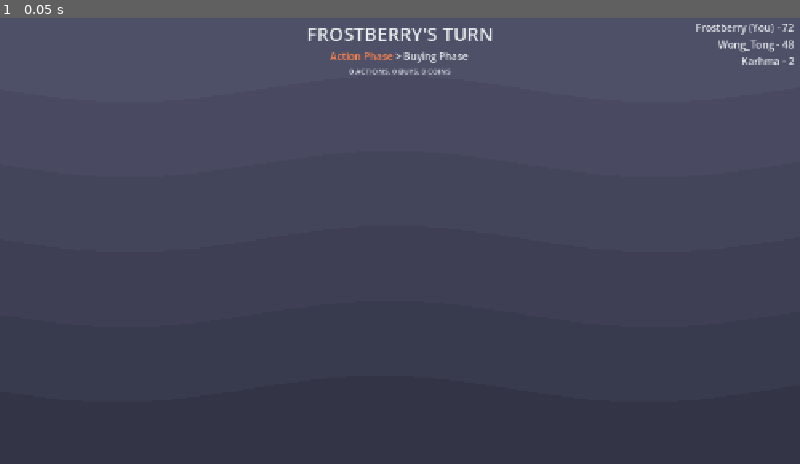
Above: before the commit, frame 1.
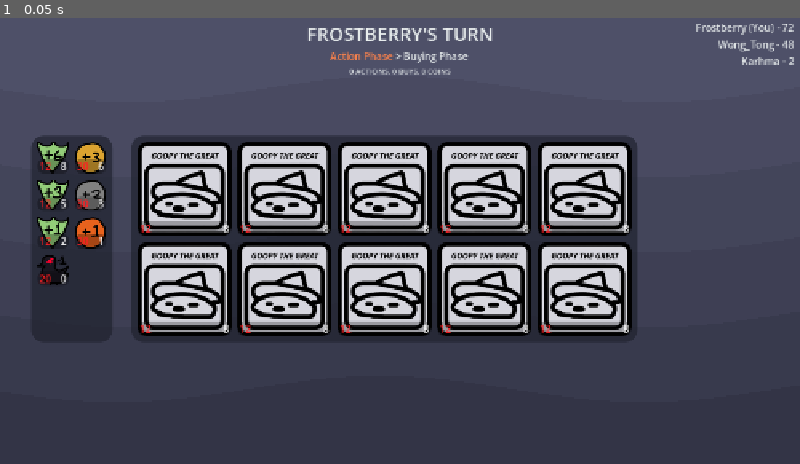
Above: after the commit, the same moment.

Repository: FrostberryGames/Dumbinion
Game: Godot game, scene res://Scenes/game.tscn
Two runs of this game, one before a commit and one after it. Both use one fixed random seed, a clock stepped at 60 frames per second and the inputs below. This scene is started directly instead of the project's main scene.
Inputs:
- Up to frame 1 (0.05 s): no input

The runs differ from the first frame. In frame 1, 31% of the frame differs, in the area x 4-80%, y 26-72%.

Commit message:
UI Kingdom and Treasures

Diff:
--- a/Scenes/game.tscn
+++ b/Scenes/game.tscn
@@ -1,11 +1,19 @@
-[gd_scene load_steps=6 format=3 uid="uid://da350s8wlnwoi"]
+[gd_scene load_steps=18 format=3 uid="uid://da350s8wlnwoi"]
 
 [ext_resource type="Shader" uid="uid://lopds28d3gwy" path="res://Shaders/Background.gdshader" id="1_ebmjs"]
+[ext_resource type="Texture2D" uid="uid://5ea4dnd1bahv" path="res://AssetsButLikeWithADifferentNameIncaseYouAlreadyHaveAnAssetsFolder/province.png" id="2_1l0tm"]
+[ext_resource type="Texture2D" uid="uid://cu6c2hd4dqdyf" path="res://AssetsButLikeWithADifferentNameIncaseYouAlreadyHaveAnAssetsFolder/gold.png" id="2_qxrlw"]
+[ext_resource type="Texture2D" uid="uid://d0l4irkr30xqj" path="res://AssetsButLikeWithADifferentNameIncaseYouAlreadyHaveAnAssetsFolder/duchy.png" id="4_v158k"]
+[ext_resource type="Texture2D" uid="uid://ds5bbdk37cjop" path="res://AssetsButLikeWithADifferentNameIncaseYouAlreadyHaveAnAssetsFolder/silver.png" id="5_h4fw4"]
+[ext_resource type="Texture2D" uid="uid://bw5cxc3pdw830" path="res://AssetsButLikeWithADifferentNameIncaseYouAlreadyHaveAnAssetsFolder/estate.png" id="6_ldgsr"]
+[ext_resource type="Texture2D" uid="uid://b2vxiynocjwa7" path="res://AssetsButLikeWithADifferentNameIncaseYouAlreadyHaveAnAssetsFolder/copper.png" id="7_o5yvi"]
+[ext_resource type="Texture2D" uid="uid://b3wnpqv6eu3hp" path="res://AssetsButLikeWithADifferentNameIncaseYouAlreadyHaveAnAssetsFolder/curse.png" id="8_v158k"]
+[ext_resource type="Texture2D" uid="uid://c8wg0a4tcnve6" path="res://AssetsButLikeWithADifferentNameIncaseYouAlreadyHaveAnAssetsFolder/TempCard.png" id="9_h4fw4"]
 
 [sub_resource type="ShaderMaterial" id="ShaderMaterial_qxrlw"]
 shader = ExtResource("1_ebmjs")
 shader_parameter/bottom_color = Color(0.2, 0.20392157, 0.27450982, 1)
-shader_parameter/top_color = Color(0.30705482, 0.31256276, 0.40882856, 1)
+shader_parameter/top_color = Color(0.30588236, 0.3137255, 0.40784314, 1)
 shader_parameter/wave_amp = 0.0290000013775
 shader_parameter/wave_size = 1.518000024605
 shader_parameter/wave_time_mul = 0.51500002120262
@@ -21,6 +29,25 @@
 [sub_resource type="LabelSettings" id="LabelSettings_qxrlw"]
 font_size = 12
 font_color = Color(0.91764706, 0.9372549, 0.9372549, 1)
+
+[sub_resource type="StyleBoxFlat" id="StyleBoxFlat_h4fw4"]
+bg_color = Color(0.116589464, 0.12711835, 0.1727655, 0.6627451)
+corner_radius_top_left = 20
+corner_radius_top_right = 20
+corner_radius_bottom_right = 20
+corner_radius_bottom_left = 20
+
+[sub_resource type="StyleBoxFlat" id="StyleBoxFlat_v158k"]
+bg_color = Color(0, 0, 0, 0.28235295)
+corner_radius_top_left = 10
+corner_radius_top_right = 10
+corner_radius_bottom_right = 10
+corner_radius_bottom_left = 10
+
+[sub_resource type="LabelSettings" id="LabelSettings_h4fw4"]
+font_color = Color(1, 0.11372549, 0.1254902, 1)
+
+[sub_resource type="LabelSettings" id="LabelSettings_ldgsr"]
 
 [node name="Game" type="Node"]
 
@@ -72,6 +99,7 @@
 
 [node name="TurnInfo" type="Control" parent="PlayerUI"]
 layout_mode = 1
+anchors_preset = 5
 anchor_left = 0.5
 anchor_right = 0.5
 offset_left = -205.5
@@ -111,3 +139,594 @@
 label_settings = SubResource("LabelSettings_qxrlw")
 horizontal_alignment = 1
 uppercase = true
+
+[node name="Field" type="HBoxContainer" parent="PlayerUI"]
+layout_mode = 1
+anchors_preset = -1
+anchor_top = 0.5
+anchor_right = 1.0
+anchor_bottom = 0.5
+offset_left = 50.0
+offset_top = -165.0
+offset_bottom = 165.0
+grow_horizontal = 2
+grow_vertical = 2
+theme_override_constants/separation = 30
+
+[node name="Resources" type="PanelContainer" parent="PlayerUI/Field"]
+layout_mode = 2
+theme_override_styles/panel = SubResource("StyleBoxFlat_h4fw4")
+
+[node name="Margin" type="MarginContainer" parent="PlayerUI/Field/Resources"]
+layout_mode = 2
+theme_override_constants/margin_left = 10
+theme_override_constants/margin_top = 10
+theme_override_constants/margin_right = 10
+theme_override_constants/margin_bottom = 10
+
+[node name="Grid" type="GridContainer" parent="PlayerUI/Field/Resources/Margin"]
+layout_mode = 2
+theme_override_constants/h_separation = 10
+theme_override_constants/v_separation = 10
+columns = 2
+
+[node name="Province" type="TextureButton" parent="PlayerUI/Field/Resources/Margin/Grid"]
+layout_mode = 2
+texture_normal = ExtResource("2_1l0tm")
+stretch_mode = 0
+
+[node name="PileInfo" type="PanelContainer" parent="PlayerUI/Field/Resources/Margin/Grid/Province"]
+layout_mode = 1
+anchors_preset = 12
+anchor_top = 1.0
+anchor_right = 1.0
+anchor_bottom = 1.0
+offset_top = -23.0
+grow_horizontal = 2
+grow_vertical = 0
+theme_override_styles/panel = SubResource("StyleBoxFlat_v158k")
+
+[node name="MarginContainer" type="MarginContainer" parent="PlayerUI/Field/Resources/Margin/Grid/Province/PileInfo"]
+layout_mode = 2
+theme_override_constants/margin_left = 3
+theme_override_constants/margin_right = 3
+
+[node name="Remaining" type="Label" parent="PlayerUI/Field/Resources/Margin/Grid/Province/PileInfo/MarginContainer"]
+layout_mode = 2
+text = "12"
+label_settings = SubResource("LabelSettings_h4fw4")
+
+[node name="Cost" type="Label" parent="PlayerUI/Field/Resources/Margin/Grid/Province/PileInfo/MarginContainer"]
+layout_mode = 2
+text = "8"
+label_settings = SubResource("LabelSettings_ldgsr")
+horizontal_alignment = 2
+
+[node name="Gold" type="TextureButton" parent="PlayerUI/Field/Resources/Margin/Grid"]
+layout_mode = 2
+texture_normal = ExtResource("2_qxrlw")
+stretch_mode = 0
+
+[node name="PileInfo" type="PanelContainer" parent="PlayerUI/Field/Resources/Margin/Grid/Gold"]
+layout_mode = 1
+anchors_preset = 12
+anchor_top = 1.0
+anchor_right = 1.0
+anchor_bottom = 1.0
+offset_top = -23.0
+grow_horizontal = 2
+grow_vertical = 0
+theme_override_styles/panel = SubResource("StyleBoxFlat_v158k")
+
+[node name="MarginContainer" type="MarginContainer" parent="PlayerUI/Field/Resources/Margin/Grid/Gold/PileInfo"]
+layout_mode = 2
+theme_override_constants/margin_left = 3
+theme_override_constants/margin_right = 3
+
+[node name="Remaining" type="Label" parent="PlayerUI/Field/Resources/Margin/Grid/Gold/PileInfo/MarginContainer"]
+layout_mode = 2
+text = "30"
+label_settings = SubResource("LabelSettings_h4fw4")
+
+[node name="Cost" type="Label" parent="PlayerUI/Field/Resources/Margin/Grid/Gold/PileInfo/MarginContainer"]
+layout_mode = 2
+text = "6"
+label_settings = SubResource("LabelSettings_ldgsr")
+horizontal_alignment = 2
+
+[node name="Duchy" type="TextureButton" parent="PlayerUI/Field/Resources/Margin/Grid"]
+layout_mode = 2
+texture_normal = ExtResource("4_v158k")
+stretch_mode = 0
+
+[node name="PileInfo" type="PanelContainer" parent="PlayerUI/Field/Resources/Margin/Grid/Duchy"]
+layout_mode = 1
+anchors_preset = 12
+anchor_top = 1.0
+anchor_right = 1.0
+anchor_bottom = 1.0
+offset_top = -23.0
+grow_horizontal = 2
+grow_vertical = 0
+theme_override_styles/panel = SubResource("StyleBoxFlat_v158k")
+
+[node name="MarginContainer" type="MarginContainer" parent="PlayerUI/Field/Resources/Margin/Grid/Duchy/PileInfo"]
+layout_mode = 2
+theme_override_constants/margin_left = 3
+theme_override_constants/margin_right = 3
+
+[node name="Remaining" type="Label" parent="PlayerUI/Field/Resources/Margin/Grid/Duchy/PileInfo/MarginContainer"]
+layout_mode = 2
+text = "12"
+label_settings = SubResource("LabelSettings_h4fw4")
+
+[node name="Cost" type="Label" parent="PlayerUI/Field/Resources/Margin/Grid/Duchy/PileInfo/MarginContainer"]
+layout_mode = 2
+text = "5"
+label_settings = SubResource("LabelSettings_ldgsr")
+horizontal_alignment = 2
+
+[node name="Silver" type="TextureButton" parent="PlayerUI/Field/Resources/Margin/Grid"]
+layout_mode = 2
+texture_normal = ExtResource("5_h4fw4")
+stretch_mode = 0
+
+[node name="PileInfo" type="PanelContainer" parent="PlayerUI/Field/Resources/Margin/Grid/Silver"]
+layout_mode = 1
+anchors_preset = 12
+anchor_top = 1.0
+anchor_right = 1.0
+anchor_bottom = 1.0
+offset_top = -23.0
+grow_horizontal = 2
+grow_vertical = 0
+theme_override_styles/panel = SubResource("StyleBoxFlat_v158k")
+
+[node name="MarginContainer" type="MarginContainer" parent="PlayerUI/Field/Resources/Margin/Grid/Silver/PileInfo"]
+layout_mode = 2
+theme_override_constants/margin_left = 3
+theme_override_constants/margin_right = 3
+
+[node name="Remaining" type="Label" parent="PlayerUI/Field/Resources/Margin/Grid/Silver/PileInfo/MarginContainer"]
+layout_mode = 2
+text = "30"
+label_settings = SubResource("LabelSettings_h4fw4")
+
+[node name="Cost" type="Label" parent="PlayerUI/Field/Resources/Margin/Grid/Silver/PileInfo/MarginContainer"]
+layout_mode = 2
+text = "3"
+label_settings = SubResource("LabelSettings_ldgsr")
+horizontal_alignment = 2
+
+[node name="Estate" type="TextureButton" parent="PlayerUI/Field/Resources/Margin/Grid"]
+layout_mode = 2
+texture_normal = ExtResource("6_ldgsr")
+stretch_mode = 0
+
+[node name="PileInfo" type="PanelContainer" parent="PlayerUI/Field/Resources/Margin/Grid/Estate"]
+layout_mode = 1
+anchors_preset = 12
+anchor_top = 1.0
+anchor_right = 1.0
+anchor_bottom = 1.0
+offset_top = -23.0
+grow_horizontal = 2
+grow_vertical = 0
+theme_override_styles/panel = SubResource("StyleBoxFlat_v158k")
+
+[node name="MarginContainer" type="MarginContainer" parent="PlayerUI/Field/Resources/Margin/Grid/Estate/PileInfo"]
+layout_mode = 2
+theme_override_constants/margin_left = 3
+theme_override_constants/margin_right = 3
+
+[node name="Remaining" type="Label" parent="PlayerUI/Field/Resources/Margin/Grid/Estate/PileInfo/MarginContainer"]
+layout_mode = 2
+text = "12"
+label_settings = SubResource("LabelSettings_h4fw4")
+
+[node name="Cost" type="Label" parent="PlayerUI/Field/Resources/Margin/Grid/Estate/PileInfo/MarginContainer"]
+layout_mode = 2
+text = "2"
+label_settings = SubResource("LabelSettings_ldgsr")
+horizontal_alignment = 2
+
+[node name="Copper" type="TextureButton" parent="PlayerUI/Field/Resources/Margin/Grid"]
+layout_mode = 2
+texture_normal = ExtResource("7_o5yvi")
+stretch_mode = 0
+
+[node name="PileInfo" type="PanelContainer" parent="PlayerUI/Field/Resources/Margin/Grid/Copper"]
+layout_mode = 1
+anchors_preset = 12
+anchor_top = 1.0
+anchor_right = 1.0
+anchor_bottom = 1.0
+offset_top = -23.0
+grow_horizontal = 2
+grow_vertical = 0
+theme_override_styles/panel = SubResource("StyleBoxFlat_v158k")
+
+[node name="MarginContainer" type="MarginContainer" parent="PlayerUI/Field/Resources/Margin/Grid/Copper/PileInfo"]
+layout_mode = 2
+theme_override_constants/margin_left = 3
+theme_override_constants/margin_right = 3
+
+[node name="Remaining" type="Label" parent="PlayerUI/Field/Resources/Margin/Grid/Copper/PileInfo/MarginContainer"]
+layout_mode = 2
+text = "30"
+label_settings = SubResource("LabelSettings_h4fw4")
+
+[node name="Cost" type="Label" parent="PlayerUI/Field/Resources/Margin/Grid/Copper/PileInfo/MarginContainer"]
+layout_mode = 2
+text = "1"
+label_settings = SubResource("LabelSettings_ldgsr")
+horizontal_alignment = 2
+
+[node name="Curse" type="TextureButton" parent="PlayerUI/Field/Resources/Margin/Grid"]
+layout_mode = 2
+texture_normal = ExtResource("8_v158k")
+stretch_mode = 0
+
+[node name="PileInfo" type="PanelContainer" parent="PlayerUI/Field/Resources/Margin/Grid/Curse"]
+layout_mode = 1
+anchors_preset = 12
+anchor_top = 1.0
+anchor_right = 1.0
+anchor_bottom = 1.0
+offset_top = -23.0
+grow_horizontal = 2
+grow_vertical = 0
+theme_override_styles/panel = SubResource("StyleBoxFlat_v158k")
+
+[node name="MarginContainer" type="MarginContainer" parent="PlayerUI/Field/Resources/Margin/Grid/Curse/PileInfo"]
+layout_mode = 2
+theme_override_constants/margin_left = 3
+theme_override_constants/margin_right = 3
+
+[node name="Remaining" type="Label" parent="PlayerUI/Field/Resources/Margin/Grid/Curse/PileInfo/MarginContainer"]
+layout_mode = 2
+text = "20"
+label_settings = SubResource("LabelSettings_h4fw4")
+
+[node name="Cost" type="Label" parent="PlayerUI/Field/Resources/Margin/Grid/Curse/PileInfo/MarginContainer"]
+layout_mode = 2
+text = "0"
+label_settings = SubResource("LabelSettings_ldgsr")
+horizontal_alignment = 2
+
+[node name="Kingdom" type="PanelContainer" parent="PlayerUI/Field"]
+layout_mode = 2
+theme_override_styles/panel = SubResource("StyleBoxFlat_h4fw4")
+
+[node name="Margin" type="MarginContainer" parent="PlayerUI/Field/Kingdom"]
+layout_mode = 2
+theme_override_constants/margin_left = 10
+theme_override_constants/margin_top = 10
+theme_override_constants/margin_right = 10
+theme_override_constants/margin_bottom = 10
+
+[node name="Grid" type="GridContainer" parent="PlayerUI/Field/Kingdom/Margin"]
+layout_mode = 2
+theme_override_constants/h_separation = 10
+theme_override_constants/v_separation = 10
+columns = 5
+
+[node name="Card" type="TextureButton" parent="PlayerUI/Field/Kingdom/Margin/Grid"]
+layout_mode = 2
+tooltip_text = "This is a cool tooltip"
+texture_normal = ExtResource("9_h4fw4")
+
+[node name="PileInfo" type="PanelContainer" parent="PlayerUI/Field/Kingdom/Margin/Grid/Card"]
+layout_mode = 1
+anchors_preset = 12
+anchor_top = 1.0
+anchor_right = 1.0
+anchor_bottom = 1.0
+offset_top = -23.0
+grow_horizontal = 2
+grow_vertical = 0
+theme_override_styles/panel = SubResource("StyleBoxFlat_v158k")
+
+[node name="MarginContainer" type="MarginContainer" parent="PlayerUI/Field/Kingdom/Margin/Grid/Card/PileInfo"]
+layout_mode = 2
+theme_override_constants/margin_left = 3
+theme_override_constants/margin_right = 3
+
+[node name="Remaining" type="Label" parent="PlayerUI/Field/Kingdom/Margin/Grid/Card/PileInfo/MarginContainer"]
+layout_mode = 2
+text = "12"
+label_settings = SubResource("LabelSettings_h4fw4")
+
+[node name="Cost" type="Label" parent="PlayerUI/Field/Kingdom/Margin/Grid/Card/PileInfo/MarginContainer"]
+layout_mode = 2
+text = "8"
+label_settings = SubResource("LabelSettings_ldgsr")
+horizontal_alignment = 2
+
+[node name="Card2" type="TextureButton" parent="PlayerUI/Field/Kingdom/Margin/Grid"]
+layout_mode = 2
+tooltip_text = "This is a tool tip"
+texture_normal = ExtResource("9_h4fw4")
+
+[node name="PileInfo" type="PanelContainer" parent="PlayerUI/Field/Kingdom/Margin/Grid/Card2"]
+layout_mode = 1
+anchors_preset = 12
+anchor_top = 1.0
+anchor_right = 1.0
+anchor_bottom = 1.0
+offset_top = -23.0
+grow_horizontal = 2
+grow_vertical = 0
+theme_override_styles/panel = SubResource("StyleBoxFlat_v158k")
+
+[node name="MarginContainer" type="MarginContainer" parent="PlayerUI/Field/Kingdom/Margin/Grid/Card2/PileInfo"]
+layout_mode = 2
+theme_override_constants/margin_left = 3
+theme_override_constants/margin_right = 3
+
+[node name="Remaining" type="Label" parent="PlayerUI/Field/Kingdom/Margin/Grid/Card2/PileInfo/MarginContainer"]
+layout_mode = 2
+text = "12"
+label_settings = SubResource("LabelSettings_h4fw4")
+
+[node name="Cost" type="Label" parent="PlayerUI/Field/Kingdom/Margin/Grid/Card2/PileInfo/MarginContainer"]
+layout_mode = 2
+text = "8"
+label_settings = SubResource("LabelSettings_ldgsr")
+horizontal_alignment = 2
+
+[node name="Card3" type="TextureButton" parent="PlayerUI/Field/Kingdom/Margin/Grid"]
+layout_mode = 2
+tooltip_text = "This is a tool tip"
+texture_normal = ExtResource("9_h4fw4")
+
+[node name="PileInfo" type="PanelContainer" parent="PlayerUI/Field/Kingdom/Margin/Grid/Card3"]
+layout_mode = 1
+anchors_preset = 12
+anchor_top = 1.0
+anchor_right = 1.0
+anchor_bottom = 1.0
+offset_top = -23.0
+grow_horizontal = 2
+grow_vertical = 0
+theme_override_styles/panel = SubResource("StyleBoxFlat_v158k")
+
+[node name="MarginContainer" type="MarginContainer" parent="PlayerUI/Field/Kingdom/Margin/Grid/Card3/PileInfo"]
+layout_mode = 2
+theme_override_constants/margin_left = 3
+theme_override_constants/margin_right = 3
+
+[node name="Remaining" type="Label" parent="PlayerUI/Field/Kingdom/Margin/Grid/Card3/PileInfo/MarginContainer"]
+layout_mode = 2
+text = "12"
+label_settings = SubResource("LabelSettings_h4fw4")
+
+[node name="Cost" type="Label" parent="PlayerUI/Field/Kingdom/Margin/Grid/Card3/PileInfo/MarginContainer"]
+layout_mode = 2
+text = "8"
+label_settings = SubResource("LabelSettings_ldgsr")
+horizontal_alignment = 2
+
+[node name="Card4" type="TextureButton" parent="PlayerUI/Field/Kingdom/Margin/Grid"]
+layout_mode = 2
+tooltip_text = "This is a tool tip"
+texture_normal = ExtResource("9_h4fw4")
+
+[node name="PileInfo" type="PanelContainer" parent="PlayerUI/Field/Kingdom/Margin/Grid/Card4"]
+layout_mode = 1
+anchors_preset = 12
+anchor_top = 1.0
+anchor_right = 1.0
+anchor_bottom = 1.0
+offset_top = -23.0
+grow_horizontal = 2
+grow_vertical = 0
+theme_override_styles/panel = SubResource("StyleBoxFlat_v158k")
+
+[node name="MarginContainer" type="MarginContainer" parent="PlayerUI/Field/Kingdom/Margin/Grid/Card4/PileInfo"]
+layout_mode = 2
+theme_override_constants/margin_left = 3
+theme_override_constants/margin_right = 3
+
+[node name="Remaining" type="Label" parent="PlayerUI/Field/Kingdom/Margin/Grid/Card4/PileInfo/MarginContainer"]
+layout_mode = 2
+text = "12"
+label_settings = SubResource("LabelSettings_h4fw4")
+
+[node name="Cost" type="Label" parent="PlayerUI/Field/Kingdom/Margin/Grid/Card4/PileInfo/MarginContainer"]
+layout_mode = 2
+text = "8"
+label_settings = SubResource("LabelSettings_ldgsr")
+horizontal_alignment = 2
+
+[node name="Card5" type="TextureButton" parent="PlayerUI/Field/Kingdom/Margin/Grid"]
+layout_mode = 2
+tooltip_text = "This is a tool tip"
+texture_normal = ExtResource("9_h4fw4")
+
+[node name="PileInfo" type="PanelContainer" parent="PlayerUI/Field/Kingdom/Margin/Grid/Card5"]
+layout_mode = 1
+anchors_preset = 12
+anchor_top = 1.0
+anchor_right = 1.0
+anchor_bottom = 1.0
+offset_top = -23.0
+grow_horizontal = 2
+grow_vertical = 0
+theme_override_styles/panel = SubResource("StyleBoxFlat_v158k")
+
+[node name="MarginContainer" type="MarginContainer" parent="PlayerUI/Field/Kingdom/Margin/Grid/Card5/PileInfo"]
+layout_mode = 2
+theme_override_constants/margin_left = 3
+theme_override_constants/margin_right = 3
+
+[node name="Remaining" type="Label" parent="PlayerUI/Field/Kingdom/Margin/Grid/Card5/PileInfo/MarginContainer"]
+layout_mode = 2
+text = "12"
+label_settings = SubResource("LabelSettings_h4fw4")
+
+[node name="Cost" type="Label" parent="PlayerUI/Field/Kingdom/Margin/Grid/Card5/PileInfo/MarginContainer"]
+layout_mode = 2
+text = "8"
+label_settings = SubResource("LabelSettings_ldgsr")
+horizontal_alignment = 2
+
+[node name="Card6" type="TextureButton" parent="PlayerUI/Field/Kingdom/Margin/Grid"]
+layout_mode = 2
+tooltip_text = "This is a tool tip"
+texture_normal = ExtResource("9_h4fw4")
+
+[node name="PileInfo" type="PanelContainer" parent="PlayerUI/Field/Kingdom/Margin/Grid/Card6"]
+layout_mode = 1
+anchors_preset = 12
+anchor_top = 1.0
+anchor_right = 1.0
+anchor_bottom = 1.0
+offset_top = -23.0
+grow_horizontal = 2
+grow_vertical = 0
+theme_override_styles/panel = SubResource("StyleBoxFlat_v158k")
+
+[node name="MarginContainer" type="MarginContainer" parent="PlayerUI/Field/Kingdom/Margin/Grid/Card6/PileInfo"]
+layout_mode = 2
+theme_override_constants/margin_left = 3
+theme_override_constants/margin_right = 3
+
+[node name="Remaining" type="Label" parent="PlayerUI/Field/Kingdom/Margin/Grid/Card6/PileInfo/MarginContainer"]
+layout_mode = 2
+text = "12"
+label_settings = SubResource("LabelSettings_h4fw4")
+
+[node name="Cost" type="Label" parent="PlayerUI/Field/Kingdom/Margin/Grid/Card6/PileInfo/MarginContainer"]
+layout_mode = 2
+text = "8"
+label_settings = SubResource("LabelSettings_ldgsr")
+horizontal_alignment = 2
+
+[node name="Card7" type="TextureButton" parent="PlayerUI/Field/Kingdom/Margin/Grid"]
+layout_mode = 2
+tooltip_text = "This is a tool tip"
+texture_normal = ExtResource("9_h4fw4")
+
+[node name="PileInfo" type="PanelContainer" parent="PlayerUI/Field/Kingdom/Margin/Grid/Card7"]
+layout_mode = 1
+anchors_preset = 12
+anchor_top = 1.0
+anchor_right = 1.0
+anchor_bottom = 1.0
+offset_top = -23.0
+grow_horizontal = 2
+grow_vertical = 0
+theme_override_styles/panel = SubResource("StyleBoxFlat_v158k")
+
+[node name="MarginContainer" type="MarginContainer" parent="PlayerUI/Field/Kingdom/Margin/Grid/Card7/PileInfo"]
+layout_mode = 2
+theme_override_constants/margin_left = 3
+theme_override_constants/margin_right = 3
+
+[node name="Remaining" type="Label" parent="PlayerUI/Field/Kingdom/Margin/Grid/Card7/PileInfo/MarginContainer"]
+layout_mode = 2
+text = "12"
+label_settings = SubResource("LabelSettings_h4fw4")
+
+[node name="Cost" type="Label" parent="PlayerUI/Field/Kingdom/Margin/Grid/Card7/PileInfo/MarginContainer"]
+layout_mode = 2
+text = "8"
+label_settings = SubResource("LabelSettings_ldgsr")
+horizontal_alignment = 2
+
+[node name="Card8" type="TextureButton" parent="PlayerUI/Field/Kingdom/Margin/Grid"]
+layout_mode = 2
+tooltip_text = "This is a tool tip"
+texture_normal = ExtResource("9_h4fw4")
+
+[node name="PileInfo" type="PanelContainer" parent="PlayerUI/Field/Kingdom/Margin/Grid/Card8"]
+layout_mode = 1
+anchors_preset = 12
+anchor_top = 1.0
+anchor_right = 1.0
+anchor_bottom = 1.0
+offset_top = -23.0
+grow_horizontal = 2
+grow_vertical = 0
+theme_override_styles/panel = SubResource("StyleBoxFlat_v158k")
+
+[node name="MarginContainer" type="MarginContainer" parent="PlayerUI/Field/Kingdom/Margin/Grid/Card8/PileInfo"]
+layout_mode = 2
+theme_override_constants/margin_left = 3
+theme_override_constants/margin_right = 3
+
+[node name="Remaining" type="Label" parent="PlayerUI/Field/Kingdom/Margin/Grid/Card8/PileInfo/MarginContainer"]
+layout_mode = 2
+text = "12"
+label_settings = SubResource("LabelSettings_h4fw4")
+
+[node name="Cost" type="Label" parent="PlayerUI/Field/Kingdom/Margin/Grid/Card8/PileInfo/MarginContainer"]
+layout_mode = 2
+text = "8"
+label_settings = SubResource("LabelSettings_ldgsr")
+horizontal_alignment = 2
+
+[node name="Card9" type="TextureButton" parent="PlayerUI/Field/Kingdom/Margin/Grid"]
+layout_mode = 2
+tooltip_text = "This is a tool tip"
+texture_normal = ExtResource("9_h4fw4")
+
+[node name="PileInfo" type="PanelContainer" parent="PlayerUI/Field/Kingdom/Margin/Grid/Card9"]
+layout_mode = 1
+anchors_preset = 12
+anchor_top = 1.0
+anchor_right = 1.0
+anchor_bottom = 1.0
+offset_top = -23.0
+grow_horizontal = 2
+grow_vertical = 0
+theme_override_styles/panel = SubResource("StyleBoxFlat_v158k")
+
+[node name="MarginContainer" type="MarginContainer" parent="PlayerUI/Field/Kingdom/Margin/Grid/Card9/PileInfo"]
+layout_mode = 2
+theme_override_constants/margin_left = 3
+theme_override_constants/margin_right = 3
+
+[node name="Remaining" type="Label" parent="PlayerUI/Field/Kingdom/Margin/Grid/Card9/PileInfo/MarginContainer"]
+layout_mode = 2
+text = "12"
+label_settings = SubResource("LabelSettings_h4fw4")
+
+[node name="Cost" type="Label" parent="PlayerUI/Field/Kingdom/Margin/Grid/Card9/PileInfo/MarginContainer"]
+layout_mode = 2
+text = "8"
+label_settings = SubResource("LabelSettings_ldgsr")
+horizontal_alignment = 2
+
+[node name="Card10" type="TextureButton" parent="PlayerUI/Field/Kingdom/Margin/Grid"]
+layout_mode = 2
+tooltip_text = "This is a tool tip"
+texture_normal = ExtResource("9_h4fw4")
+
+[node name="PileInfo" type="PanelContainer" parent="PlayerUI/Field/Kingdom/Margin/Grid/Card10"]
+layout_mode = 1
+anchors_preset = 12
+anchor_top = 1.0
+anchor_right = 1.0
+anchor_bottom = 1.0
+offset_top = -23.0
+grow_horizontal = 2
+grow_vertical = 0
+theme_override_styles/panel = SubResource("StyleBoxFlat_v158k")
+
+[node name="MarginContainer" type="MarginContainer" parent="PlayerUI/Field/Kingdom/Margin/Grid/Card10/PileInfo"]
+layout_mode = 2
+theme_override_constants/margin_left = 3
+theme_override_constants/margin_right = 3
+
+[node name="Remaining" type="Label" parent="PlayerUI/Field/Kingdom/Margin/Grid/Card10/PileInfo/MarginContainer"]
+layout_mode = 2
+text = "12"
+label_settings = SubResource("LabelSettings_h4fw4")
+
+[node name="Cost" type="Label" parent="PlayerUI/Field/Kingdom/Margin/Grid/Card10/PileInfo/MarginContainer"]
+layout_mode = 2
+text = "8"
+label_settings = SubResource("LabelSettings_ldgsr")
+horizontal_alignment = 2
Binary file added: AssetsButLikeWithADifferentNameIncaseYouAlreadyHaveAnAssetsFolder/TempCard.png
Not shown, added: AssetsButLikeWithADifferentNameIncaseYouAlreadyHaveAnAssetsFolder/TempCard.png.import
Binary file added: AssetsButLikeWithADifferentNameIncaseYouAlreadyHaveAnAssetsFolder/copper.png
Not shown, added: AssetsButLikeWithADifferentNameIncaseYouAlreadyHaveAnAssetsFolder/copper.png.import
Binary file added: AssetsButLikeWithADifferentNameIncaseYouAlreadyHaveAnAssetsFolder/curse.png
Not shown, added: AssetsButLikeWithADifferentNameIncaseYouAlreadyHaveAnAssetsFolder/curse.png.import
Binary file added: AssetsButLikeWithADifferentNameIncaseYouAlreadyHaveAnAssetsFolder/duchy.png
Not shown, added: AssetsButLikeWithADifferentNameIncaseYouAlreadyHaveAnAssetsFolder/duchy.png.import
Binary file added: AssetsButLikeWithADifferentNameIncaseYouAlreadyHaveAnAssetsFolder/estate.png
Not shown, added: AssetsButLikeWithADifferentNameIncaseYouAlreadyHaveAnAssetsFolder/estate.png.import
Binary file added: AssetsButLikeWithADifferentNameIncaseYouAlreadyHaveAnAssetsFolder/gold.png
Not shown, added: AssetsButLikeWithADifferentNameIncaseYouAlreadyHaveAnAssetsFolder/gold.png.import
(and 4 more such lines)
